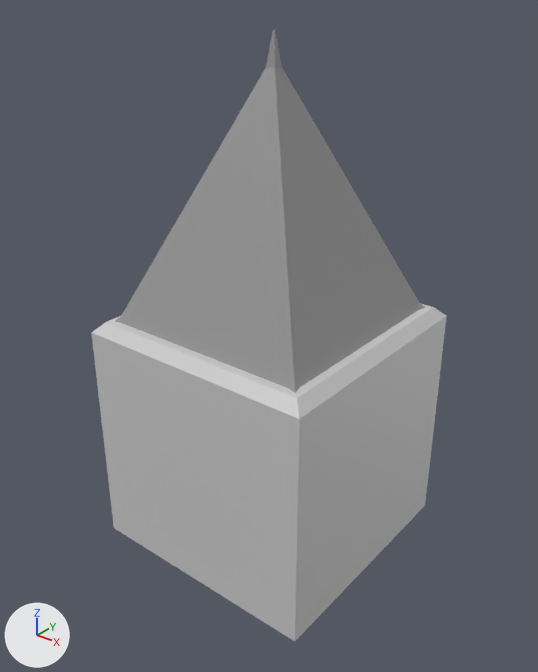
The Blender file assets/player.blend: old version first, new version second.
Rendered twice from a 50 mm camera at (1.66, -2.1, 2.2) aimed at (0.01, -0.04, 0.93). Lighting does not change. The marker at lower left points along +X, +Y and +Z.

The older version as bpy lines, for what is in view:
```python
mat_top = principled_material('Top')
mat_top.base_color = (0.319, 0.319, 0.319)  # grey #999999
me_cone_001 = bpy.data.meshes.new('Cone.001')
me_cone_001.from_pydata(...)  # 64 vertices, 42 faces; spans x -0.536..0.536, y -0.536..0.536, z -0.419..0.458
me_cone_001.materials.append(mat_top)  # grey #999999
me_cube_002 = bpy.data.meshes.new('Cube.002')
me_cube_002.from_pydata(...)  # 20 vertices, 18 faces; spans x -0.5..0.5, y -0.5..0.5, z -0.5..0.5
me_cube_002.materials.append(mat_bottom)  # light grey #cccccc
ob_cone = bpy.data.objects.new('Cone', me_cone_001)
ob_cone.location = (0.0, 0.0, 1.464)
ob_cone.rotation_euler = (0.0, 0.0, 0.785)  # degrees (0, 0, 45)
ob_cone.scale = (1.25, 1.25, 1.25)
ob_cube = bpy.data.objects.new('Cube', me_cube_002)
ob_cube.location = (0.0, 0.0, 0.5)
```
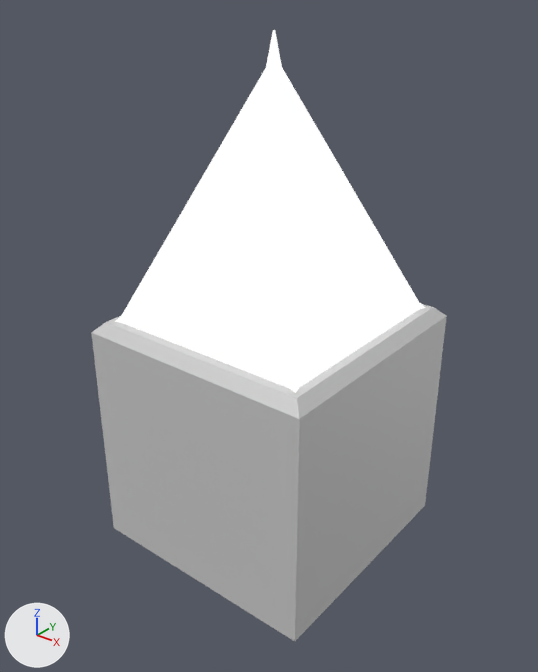
What changed in the scene script:
```text
Change mat_top:
    mat_top: principled_material('Top') -> emission_material('Top')
    mat_top.base_color: (0.319, 0.319, 0.319) -> (1.0, 1.0, 1.0)  # grey #999999 -> white #ffffff
```

Where the change shows, as pixel boxes (x1, y1, x2, y2) in the pictures (538 x 672 px):
'Cone', recoloured (grey to white)
    both: (115, 30, 426, 393)
